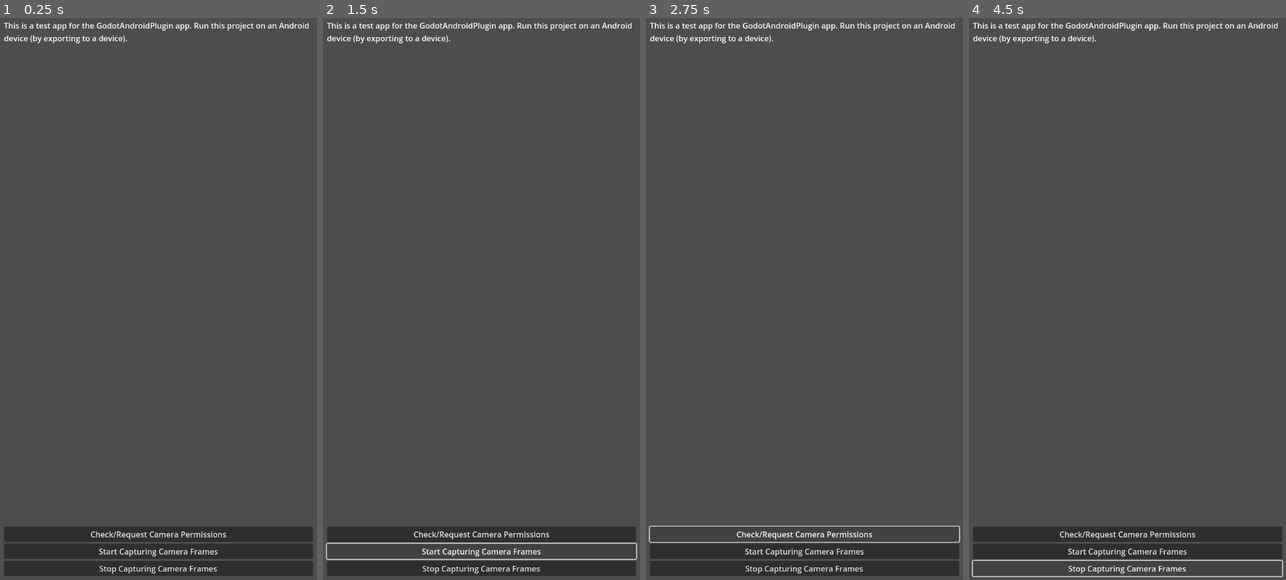
Above: before the commit, frames 1-4 (left to right).
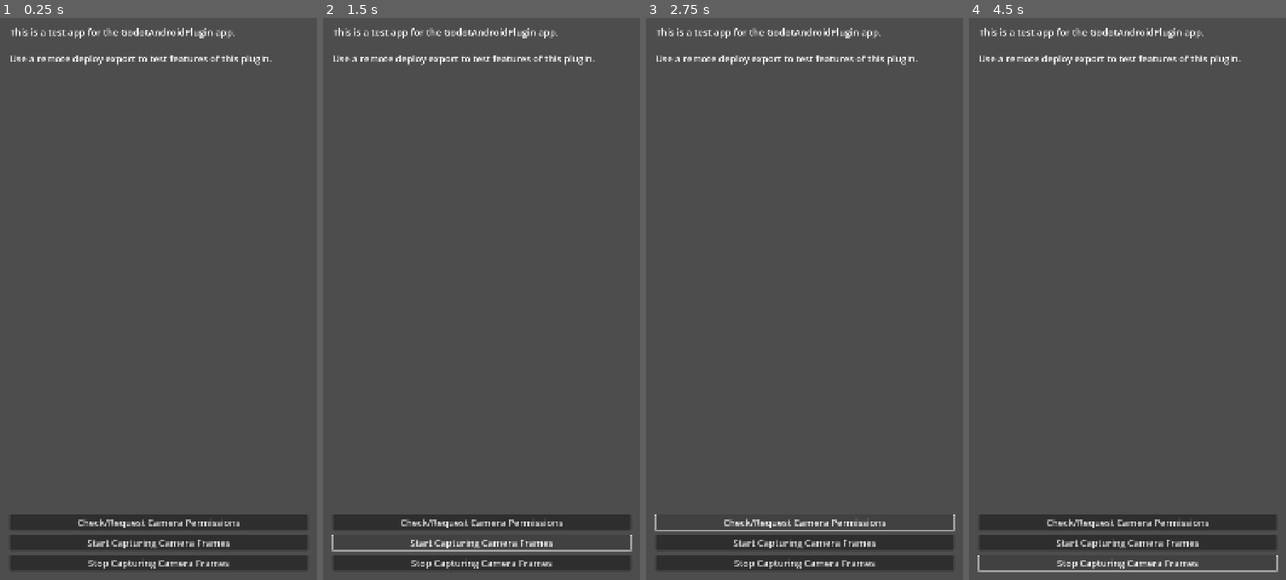
Above: after the commit, the same moments.

Repository: kiwijuice56/godot-android-camera
Game: Godot game, scene res://main.tscn
Same seed, same stepped clock (60 frames per second), same inputs: the game is played once before the commit and once after it.
Inputs:
- Up to frame 1 (0.25 s): no input
- Up to frame 2 (1.5 s): click "Start Capturing Camera Frames" at 0.5 s; click "Start Capturing Camera Frames" at 1.25 s
- Up to frame 3 (2.75 s): click "Check/Request Camera Permissi…" at 2 s
- Up to frame 4 (4.5 s): click "Stop Capturing Camera Frames" at 2.75 s; click "Check/Request Camera Permissi…" at 3.5 s; click "Stop Capturing Camera Frames" at 4.25 s

The runs differ from the first frame. In frame 1, 7.0% of the frame differs, in the area x 1-99%, y 0-100%; in frame 2, 6.8%; in frame 3, 5.4%; in frame 4, 6.8%.
Error in both runs: Cannot call method 'connect' on a null value. (res://main.gd:15)

Commit message:
Adds autofocus + flash + better display

Diff:
--- a/godot-project/main.tscn
+++ b/godot-project/main.tscn
@@ -1,6 +1,9 @@
-[gd_scene load_steps=2 format=3 uid="uid://coun7joy8o2i2"]
+[gd_scene load_steps=3 format=3 uid="uid://coun7joy8o2i2"]
 
 [ext_resource type="Script" uid="uid://cwbp5gws1d5c4" path="res://main.gd" id="1_ig7tw"]
+
+[sub_resource type="Theme" id="Theme_ig7tw"]
+default_font_size = 32
 
 [node name="Main" type="Node"]
 script = ExtResource("1_ig7tw")
@@ -9,9 +12,12 @@
 
 [node name="Canvas" type="TextureRect" parent="CanvasLayer"]
 unique_name_in_owner = true
-anchors_preset = 15
-anchor_right = 1.0
-anchor_bottom = 1.0
+texture_filter = 1
+anchors_preset = 8
+anchor_left = 0.5
+anchor_top = 0.5
+anchor_right = 0.5
+anchor_bottom = 0.5
 grow_horizontal = 2
 grow_vertical = 2
 
@@ -21,18 +27,22 @@
 anchor_bottom = 1.0
 grow_horizontal = 2
 grow_vertical = 2
-theme_override_constants/margin_left = 8
-theme_override_constants/margin_top = 8
-theme_override_constants/margin_right = 8
-theme_override_constants/margin_bottom = 8
+theme = SubResource("Theme_ig7tw")
+theme_override_constants/margin_left = 32
+theme_override_constants/margin_top = 32
+theme_override_constants/margin_right = 32
+theme_override_constants/margin_bottom = 32
 
 [node name="VBoxContainer" type="VBoxContainer" parent="CanvasLayer/MarginContainer"]
 layout_mode = 2
+theme_override_constants/separation = 16
 
-[node name="Label" type="Label" parent="CanvasLayer/MarginContainer/VBoxContainer"]
+[node name="Label" type="RichTextLabel" parent="CanvasLayer/MarginContainer/VBoxContainer"]
 layout_mode = 2
-text = "This is a test app for the GodotAndroidPlugin app. Run this project on an Android device (by exporting to a device)."
-autowrap_mode = 2
+text = "This is a test app for the GodotAndroidPlugin app.
+
+Use a remote deploy export to test features of this plugin."
+fit_content = true
 
 [node name="CheckCameraPermissionsButton" type="Button" parent="CanvasLayer/MarginContainer/VBoxContainer"]
 unique_name_in_owner = true
--- a/godot-project/project.godot
+++ b/godot-project/project.godot
@@ -17,10 +17,10 @@
 
 [display]
 
-window/size/viewport_width=648
-window/size/viewport_height=1152
-window/stretch/mode="viewport"
-window/stretch/aspect="keep_height"
+window/size/viewport_width=1080
+window/size/viewport_height=1920
+window/stretch/mode="canvas_items"
+window/stretch/aspect="keep_width"
 window/handheld/orientation=1
 
 [editor_plugins]
Not shown, changed: plugin/src/main/java/org/godotengine/plugin/android/camera/GodotAndroidPlugin.java
